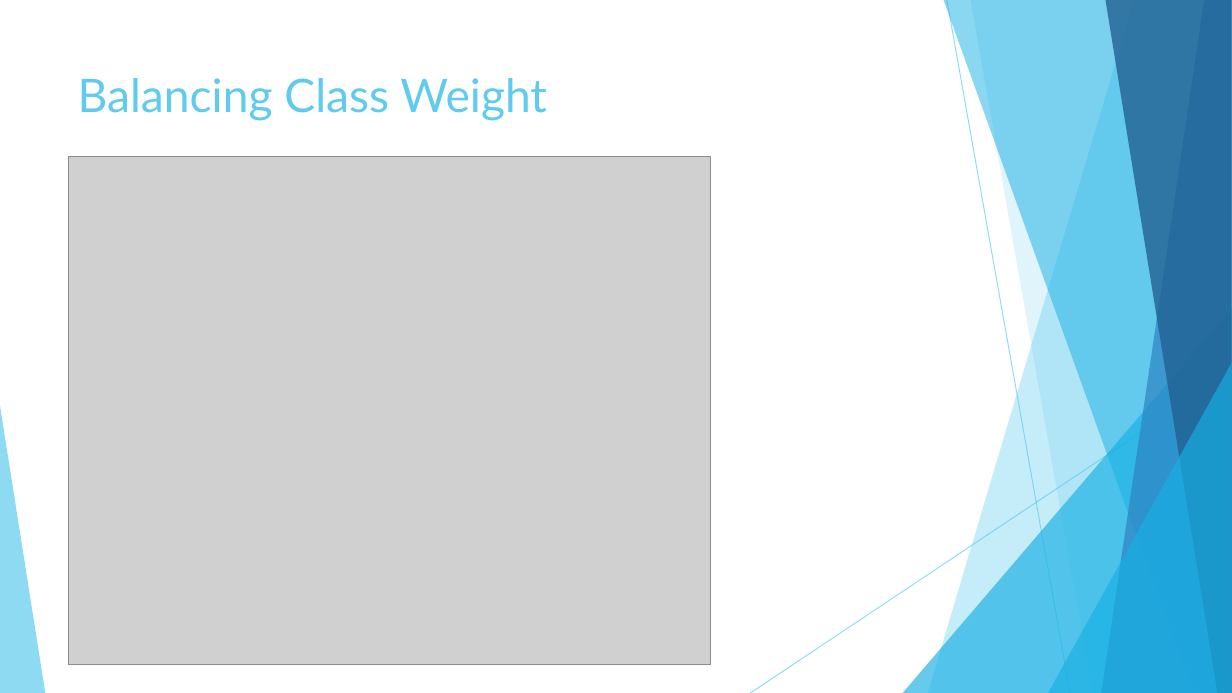
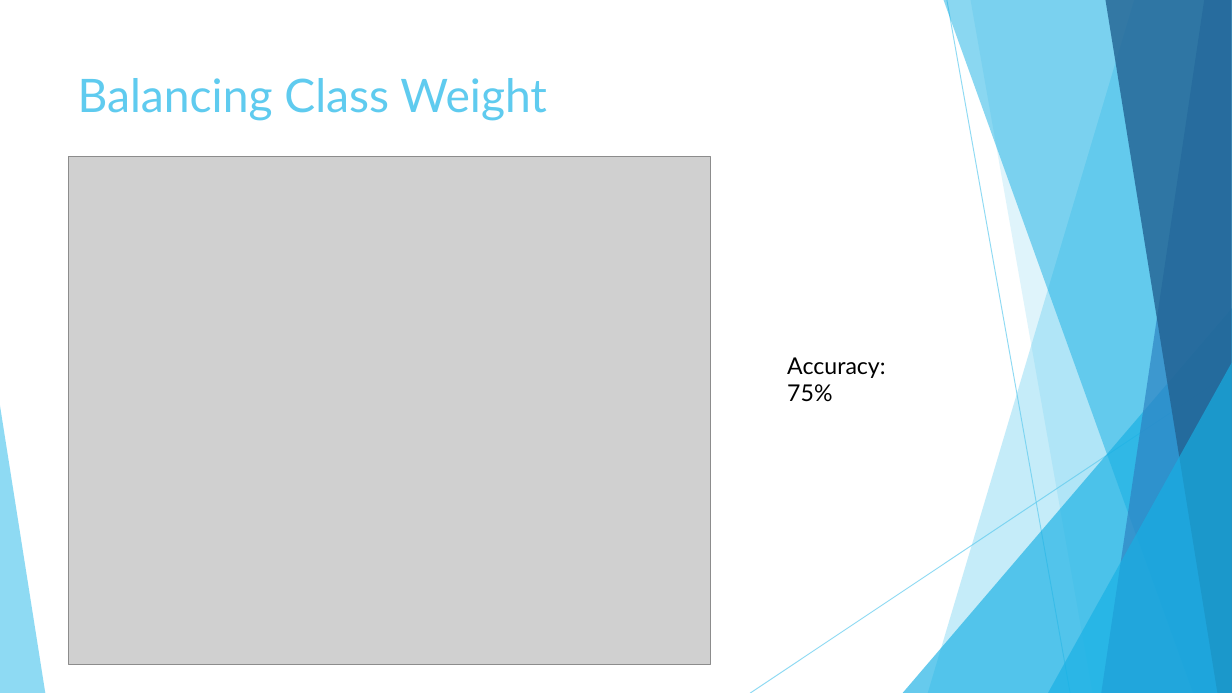
Before and after one commit to daniasalman6/Project-Data-Mining, a slide deck: slide 14 of Presentation/Final_Presentation.pptx (slide 13 before the commit). Drawn at 1232x693 pixels with LibreOffice and Linux fonts; fonts in the diff are those of the drawing; grey boxes stand for pictures. Boxes give left, top, right and bottom in pixels: in the first picture for what was removed or moved away, otherwise in the second. Text is boxed around its words. In the diff, an @@ line names an element or a change of style, - is before the commit and + after.

Commit message:
Update Final_Presentation.pptx
final edits

```diff
--- a/Presentation/Final_Presentation.pptx
+++ b/Presentation/Final_Presentation.pptx
@@ text added at (x1=787, y1=357, x2=885, y2=402), 18 pt, text #000000 @@
+Accuracy: 75%
```
Also in this commit, not shown: 3 other slides changed.
